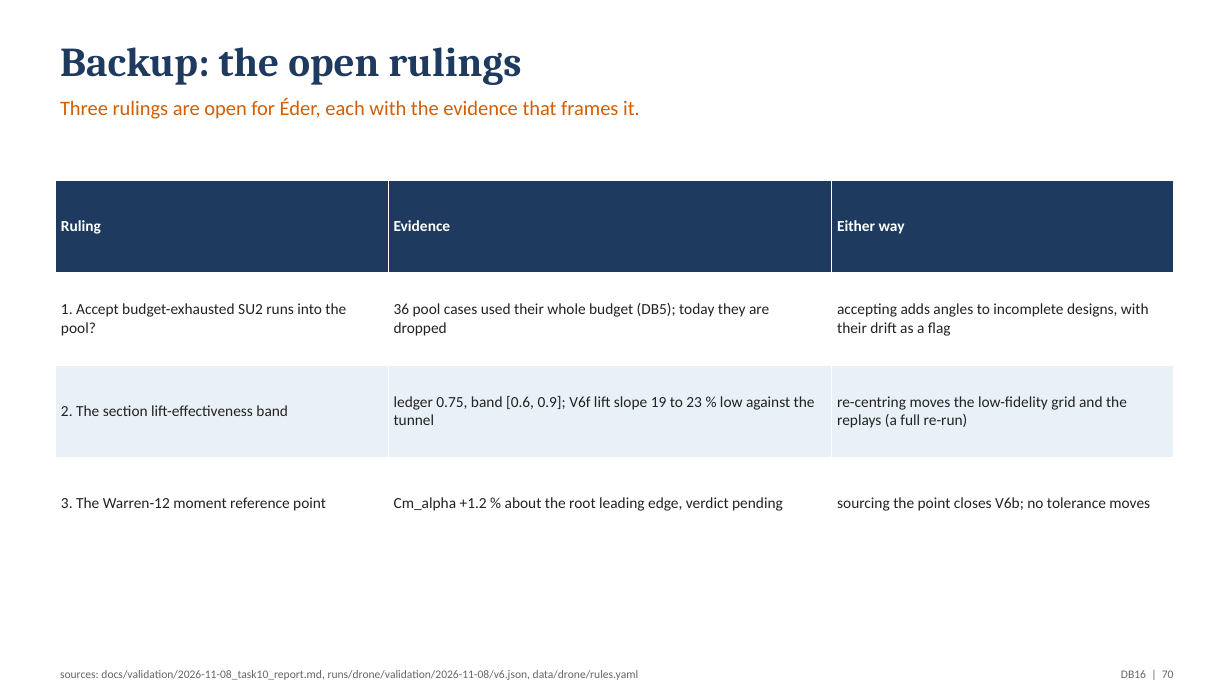
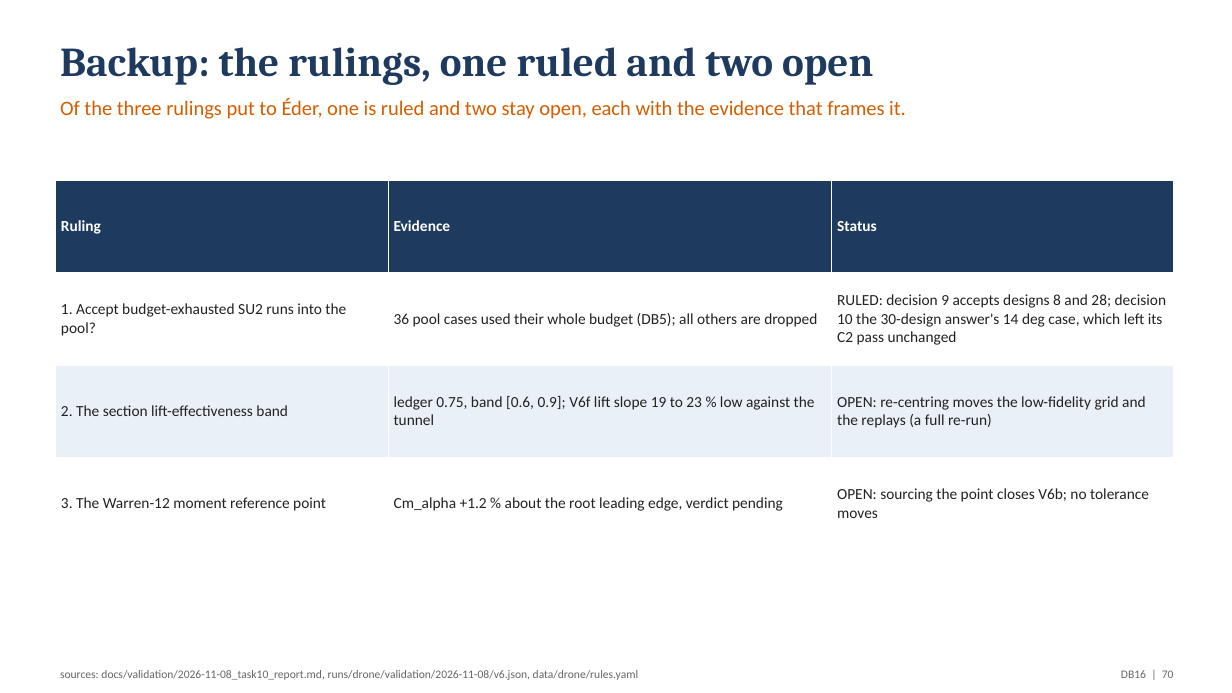
Before and after one commit to emarinhoss/ai-engineering, a slide deck: slide 70 of docs/talk/deck_drone.pptx. Drawn at 1232x693 pixels with LibreOffice and Linux fonts; fonts in the diff are those of the drawing. Boxes give left, top, right and bottom in pixels: in the first picture for what was removed or moved away, otherwise in the second. Text is boxed around its words. In the diff, an @@ line names an element or a change of style, - is before the commit and + after.

```diff
--- a/docs/talk/deck_drone.pptx
+++ b/docs/talk/deck_drone.pptx
@@ title at (60, 47, 873, 85): text changed @@
-Backup: the open rulings
+Backup: the rulings, one ruled and two open
@@ text at (60, 98, 906, 119): text changed @@
-Three rulings are open for Éder, each with the evidence that frames it.
+Of the three rulings put to Éder, one is ruled and two stay open, each with the evidence that frames it.
@@ table at (55, 180, 1174, 550) @@
-row 1, column 3: Either way
+row 1, column 3: Status
-row 2, column 2: 36 pool cases used their whole budget (DB5); today they are dropped
+row 2, column 2: 36 pool cases used their whole budget (DB5); all others are dropped
-row 2, column 3: accepting adds angles to incomplete designs, with their drift as a flag
+row 2, column 3: RULED: decision 9 accepts designs 8 and 28; decision 10 the 30-design answer's 14 deg case, which left its C2 pass unchanged
-row 3, column 3: re-centring moves the low-fidelity grid and the replays (a full re-run)
+row 3, column 3: OPEN: re-centring moves the low-fidelity grid and the replays (a full re-run)
-row 4, column 3: sourcing the point closes V6b; no tolerance moves
+row 4, column 3: OPEN: sourcing the point closes V6b; no tolerance moves
```
Also in this commit, not shown: 4 other slides changed, 3 other files.
